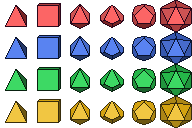
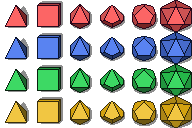
Layer changes from the first 192px x 128px image to the second:
moved "Background copy" above "Face" over [8, 1, 192, 128]
renamed "Pasted Layer" to "Face", showed it, painted on it over [8, 1, 192, 128]
